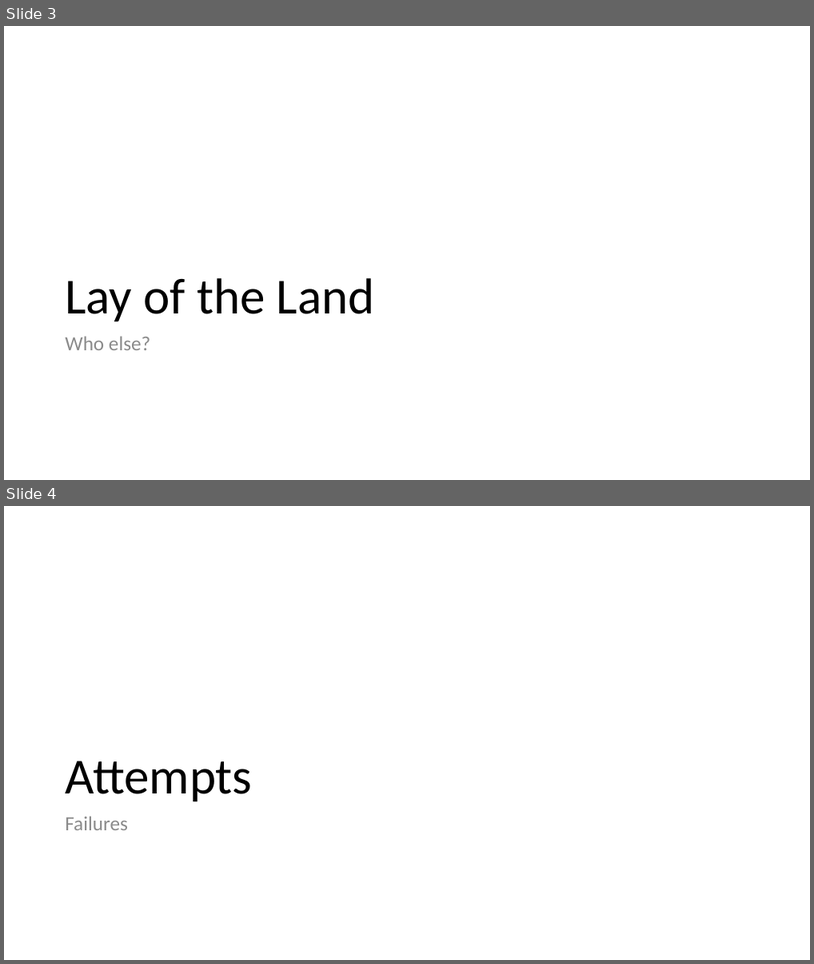
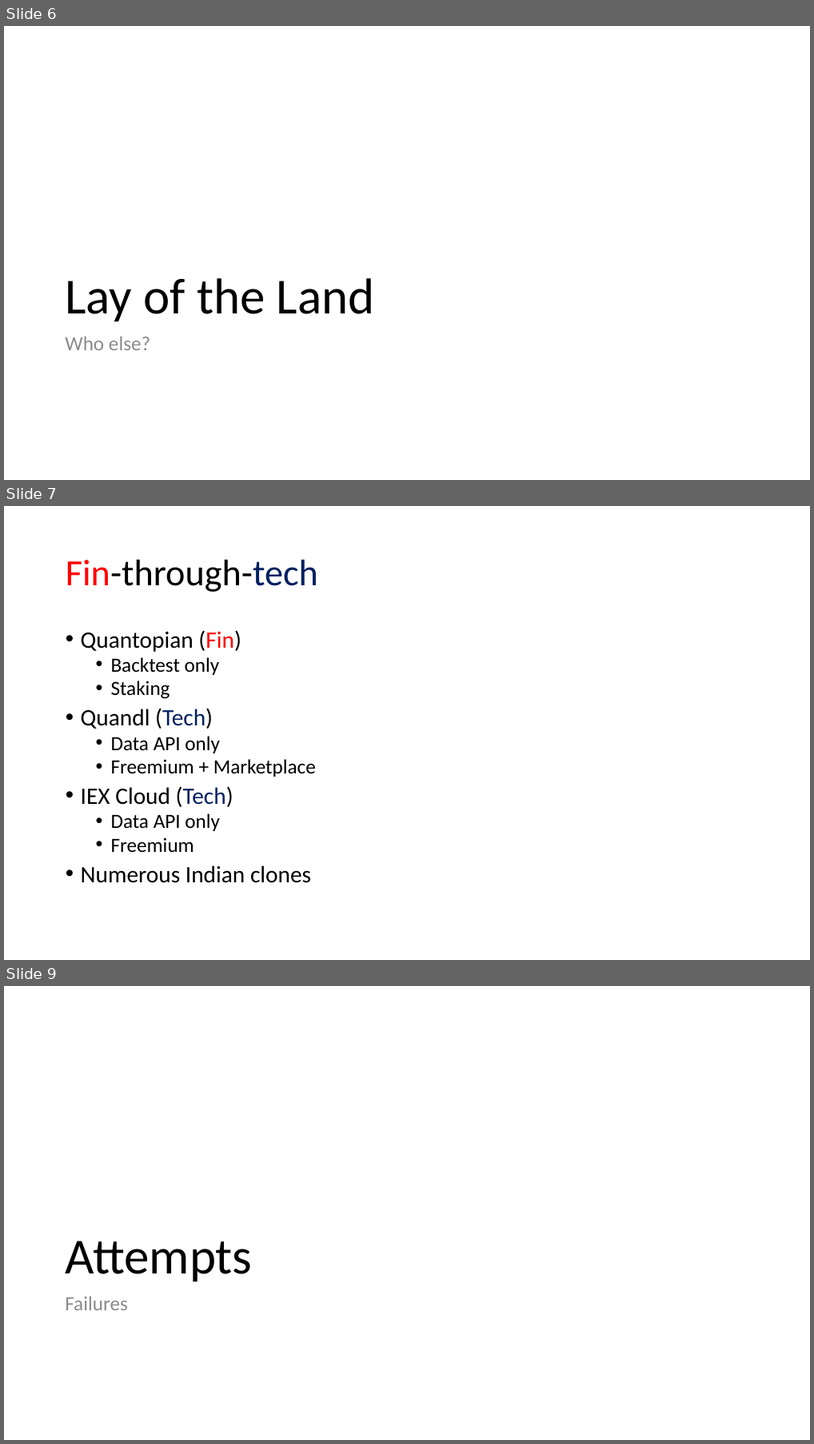
Before and after one commit to shyams80/pluto, a slide deck: media/Pluto.pptx. Shown one above the other, each under a label of ours: slides 3 and 4 before the commit, slides 6, 7 and 9 after it; the slides between them are not shown. The pictures are 814x964 and 814x1444 pixels, drawn with LibreOffice and Linux fonts; fonts in the diff are those of the drawing. Boxes give left, top, right and bottom in pixels: in the first picture for what was removed or moved away, otherwise in the second. Text is boxed around its words. In the diff, an @@ line names an element or a change of style, - is before the commit and + after.

```diff
--- a/media/Pluto.pptx
+++ b/media/Pluto.pptx
@@ slide 7 added at (4,506,810,960), background #FFFFFF @@
@@ title added at (66,560,318,592), 44 pt, text #000000 @@
+Fin-through-tech
@@ text added at (81,630,316,883), 24 pt, text #000000 @@
+• Quantopian (Fin)
+  • Backtest only
+  • Staking
+• Quandl (Tech)
+  • Data API only
+  • Freemium + Marketplace
+• IEX Cloud (Tech)
+  • Data API only
+  • Freemium
+• Numerous Indian clones
@@ what was slide 3 is now slide 6 @@
@@ what was slide 4 is now slide 9 @@
```
Also in this commit, not shown: 8 other slides added, 1 slide removed.
